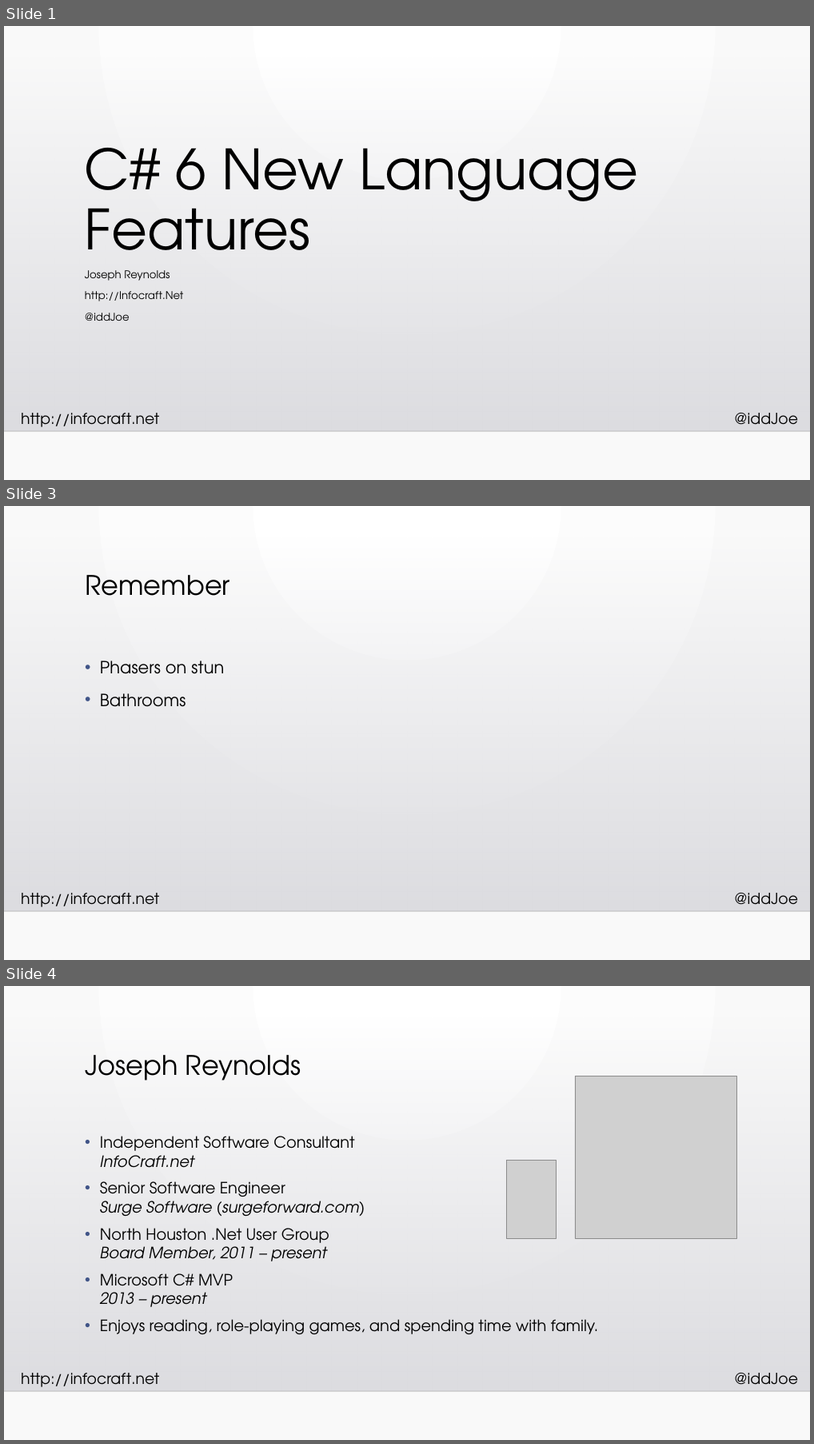
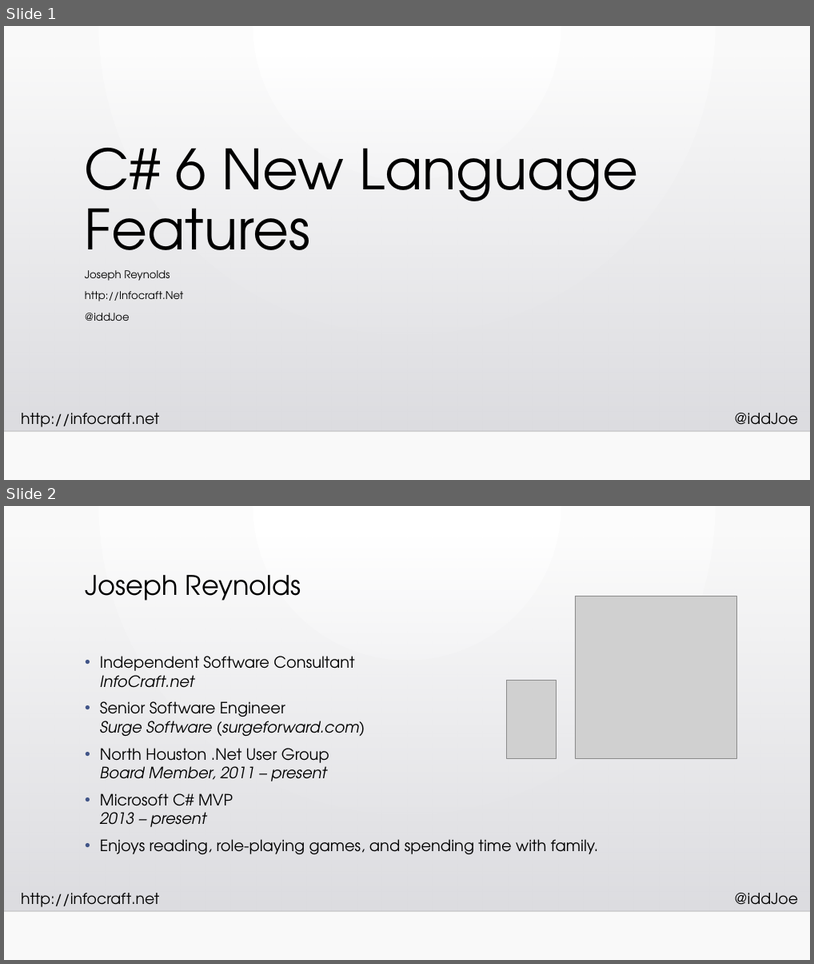
Before and after one commit to InfoCraftDotNet/CSharp-6-New-Language-Features, a slide deck: Slides/CSharp-6-New-Language-Features.pptx. Shown one above the other, each under a label of ours: slides 1, 3 and 4 before the commit, slides 1 and 2 after it; the slides between them are not shown. The pictures are 814x1444 and 814x964 pixels, drawn with LibreOffice and Linux fonts; fonts in the diff are those of the drawing; grey boxes stand for pictures; background and template pictures are left out. Boxes give left, top, right and bottom in pixels: in the first picture for what was removed or moved away, otherwise in the second. Text is boxed around its words. In the diff, an @@ line names an element or a change of style, - is before the commit and + after.

```diff
--- a/Slides/CSharp-6-New-Language-Features.pptx
+++ b/Slides/CSharp-6-New-Language-Features.pptx
@@ slide 3 removed at [4,506,810,960], background gradient #FFFFFF to #FAFAFA; not listed: 4 template elements that a slide beside it also shows @@
@@ title removed at [85,575,230,596] @@
-Remember
@@ text removed at [100,660,224,707] @@
-• Phasers on stun
-• Bathrooms
@@ what was slide 4 is now slide 2 @@
```
Also in this commit, not shown: 2 other slides removed, 1 other file.
